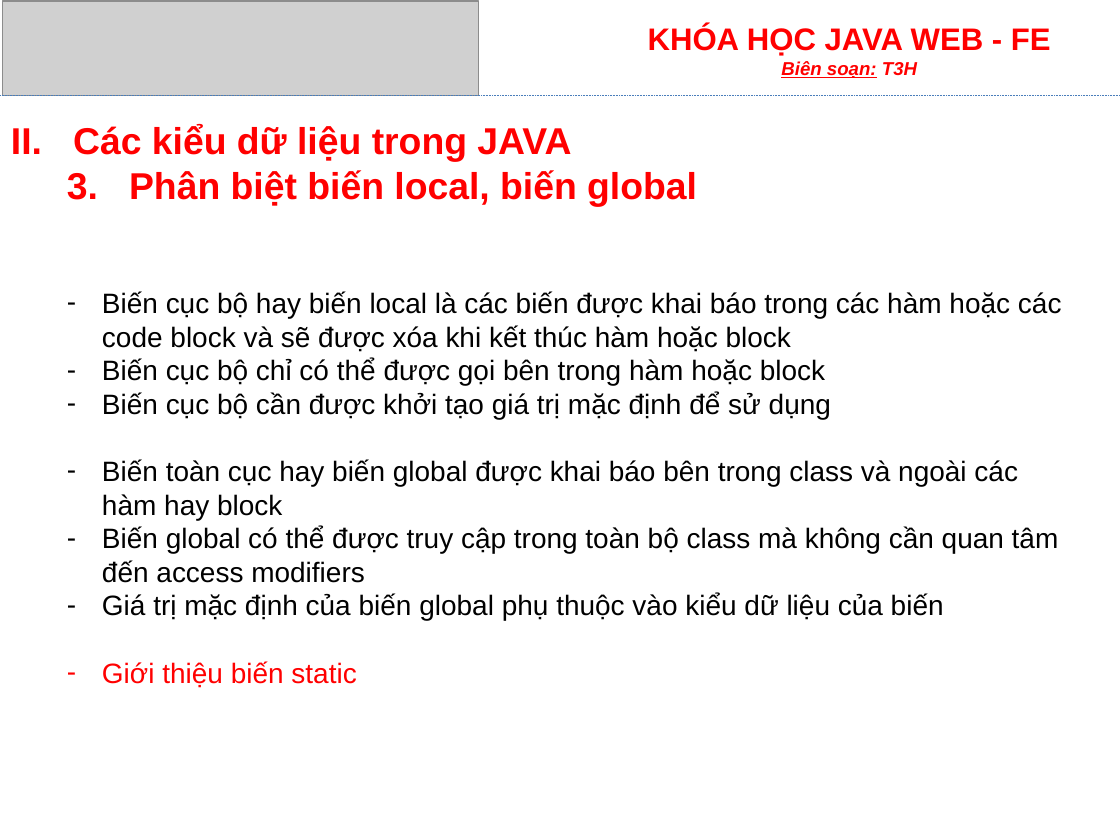
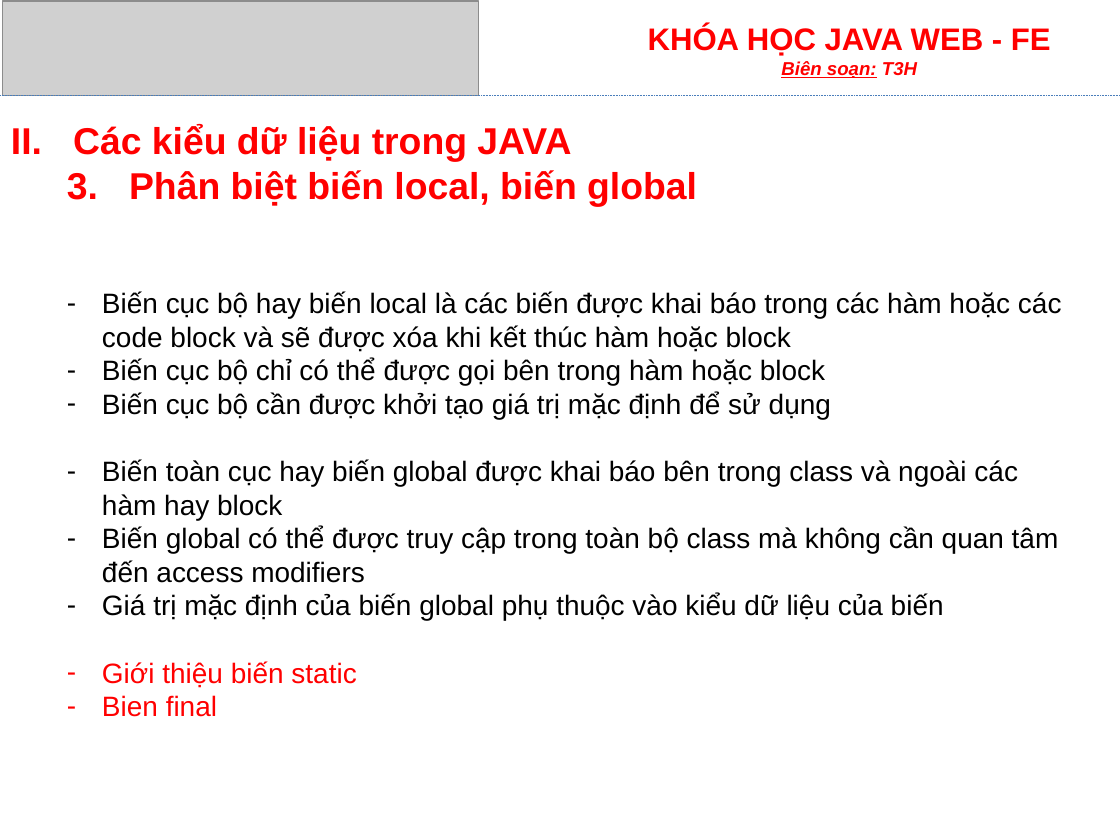
Before and after one commit to Locdote/hocfe, a slide deck: slide 8 of hocbe/tai-lieu/be/Bai1-LamQuenVoiJava.pptx. Drawn at 1120x840 pixels with LibreOffice and Linux fonts; fonts in the diff are those of the drawing; grey boxes stand for pictures. Boxes give left, top, right and bottom in pixels: in the first picture for what was removed or moved away, otherwise in the second. Text is boxed around its words. In the diff, an @@ line names an element or a change of style, - is before the commit and + after.

```diff
--- a/hocbe/tai-lieu/be/Bai1-LamQuenVoiJava.pptx
+++ b/hocbe/tai-lieu/be/Bai1-LamQuenVoiJava.pptx
@@ text at (102, 695, 217, 717): paragraph added @@
+– Bien final
```
Also in this commit, not shown: 2 other slides changed, 20 other files.
